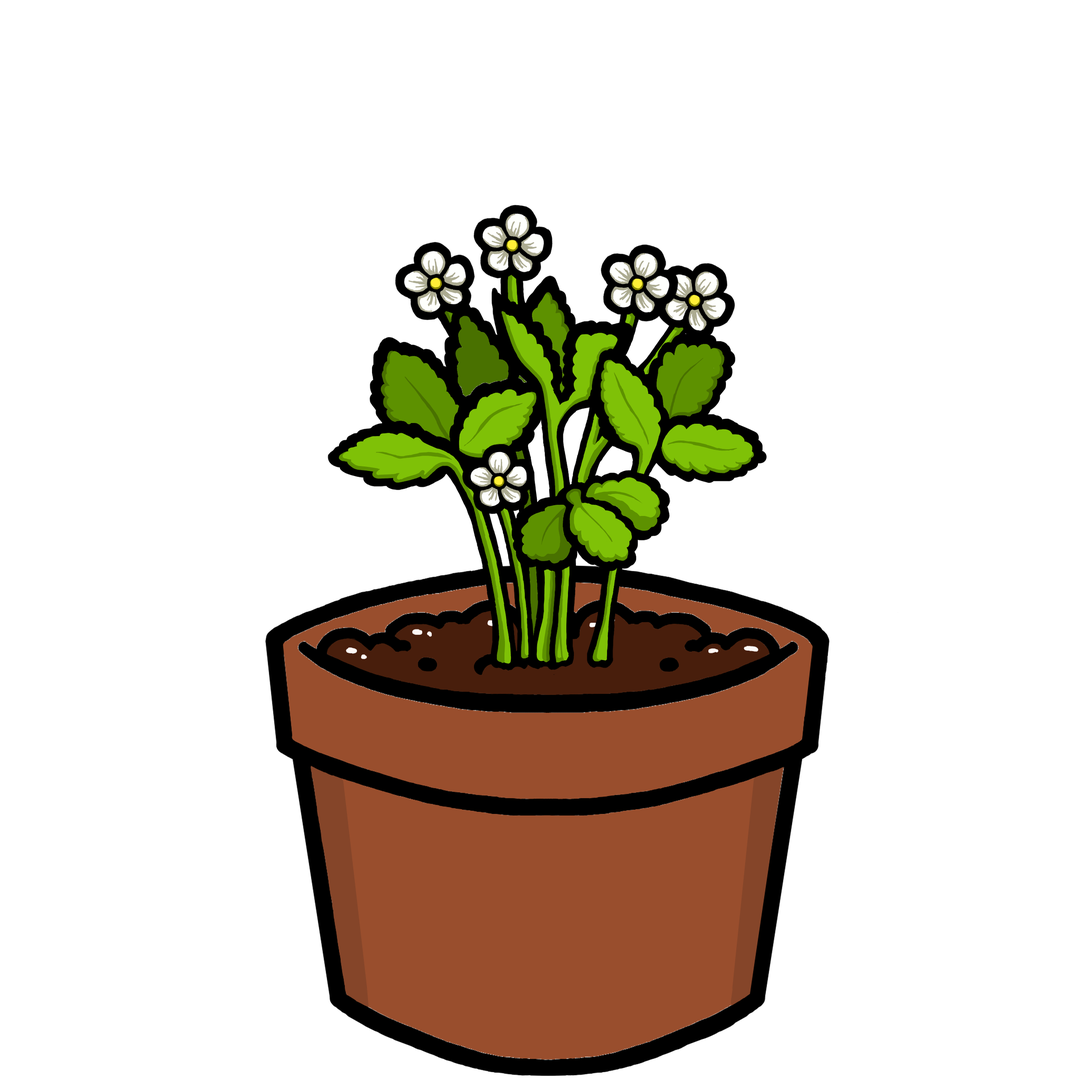
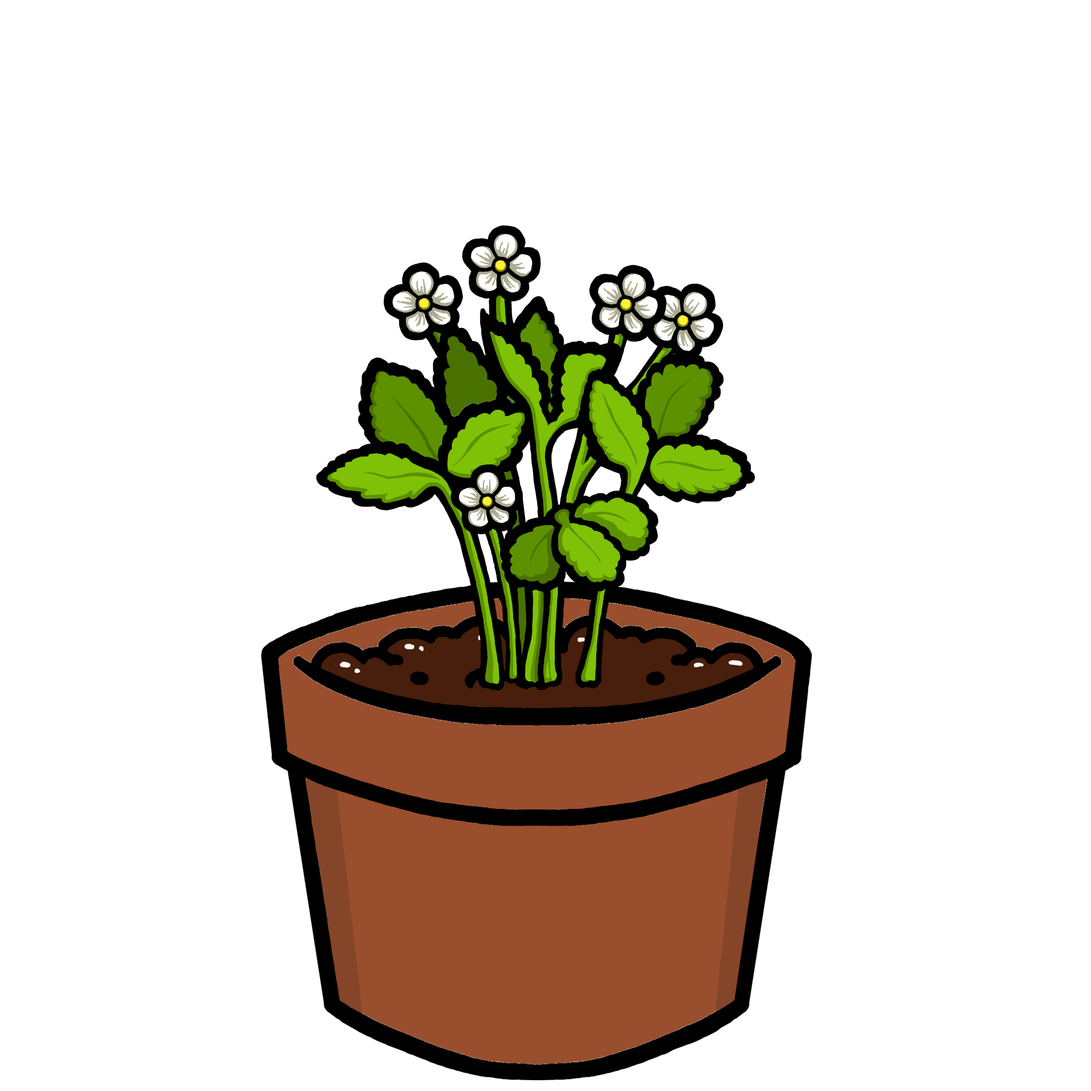
Two versions of the same layered image (w=1091, h=1091). Layer-by-layer changes:
added group "flowers" with 6 layers above "leaves" over <box>361,204,758,699</box>
moved "Group 14" into group "flowers" over <box>366,204,737,368</box>
painted on "Paint Layer 13" (1st of 5, in "flowers" › "Group 14") over <box>571,243,688,368</box>
painted on "Paint Layer 13" (2nd of 5, in "flowers" › "Group 14") over <box>617,250,737,368</box>
painted on "Paint Layer 13" (3rd of 5, in "flowers" › "Group 14") over <box>366,227,479,368</box>
painted on "Paint Layer 13" (4th of 5, in "flowers" › "Group 14") over <box>431,204,572,321</box>
moved "Paint Layer 13" (5th of 5, in "flowers") into group "flowers", painted on it over <box>372,209,722,699</box>
added group "leaves" with 2 layers above "pot" over <box>302,256,769,699</box>
moved "Paint Layer 12" into group "leaves", painted on it over <box>465,465,676,699</box>
moved "Paint Layer 11" into group "leaves", painted on it over <box>302,256,769,699</box>
renamed "Paint Layer 9" to "pot", painted on it over <box>260,558,899,1081</box>
